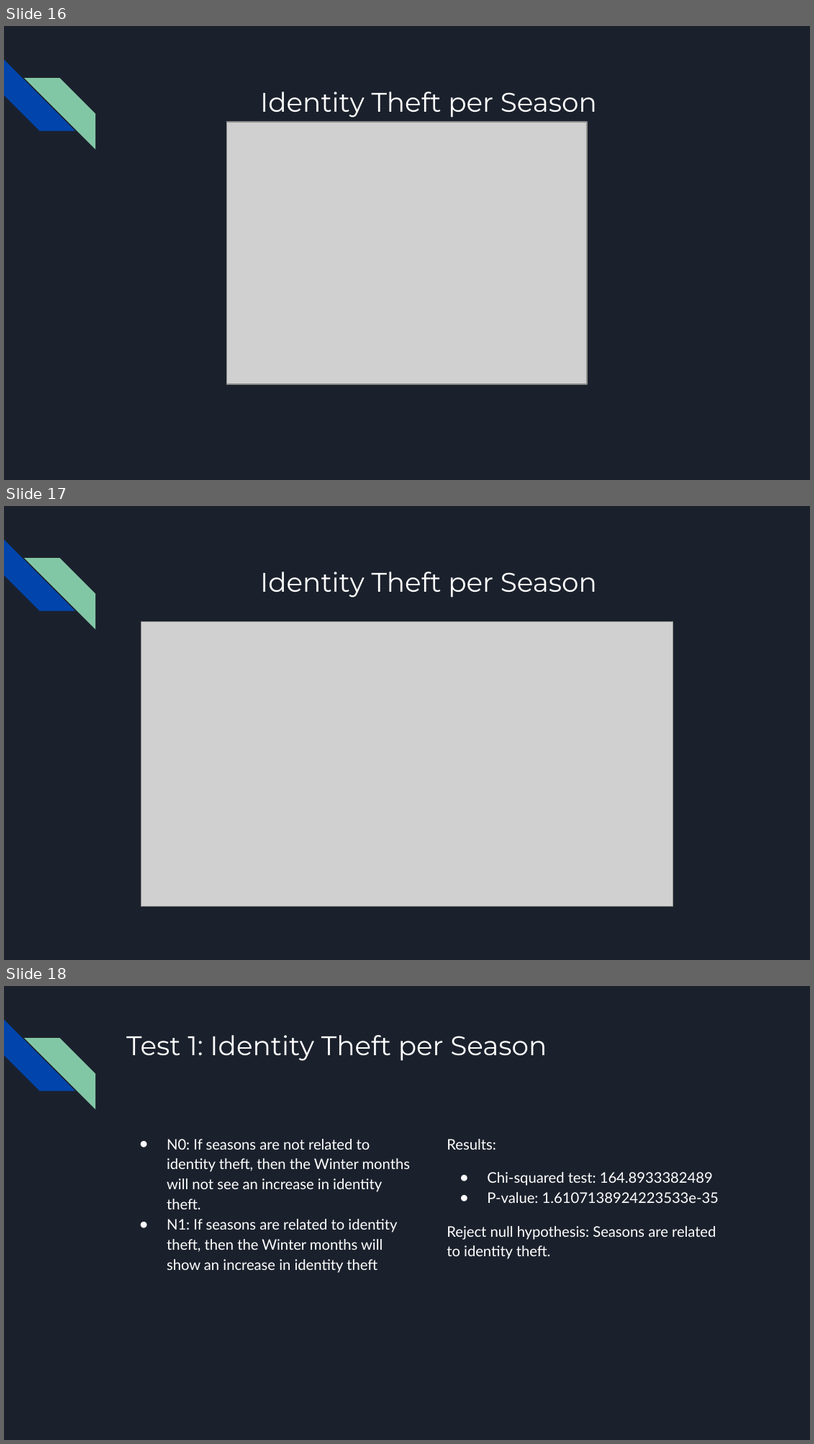
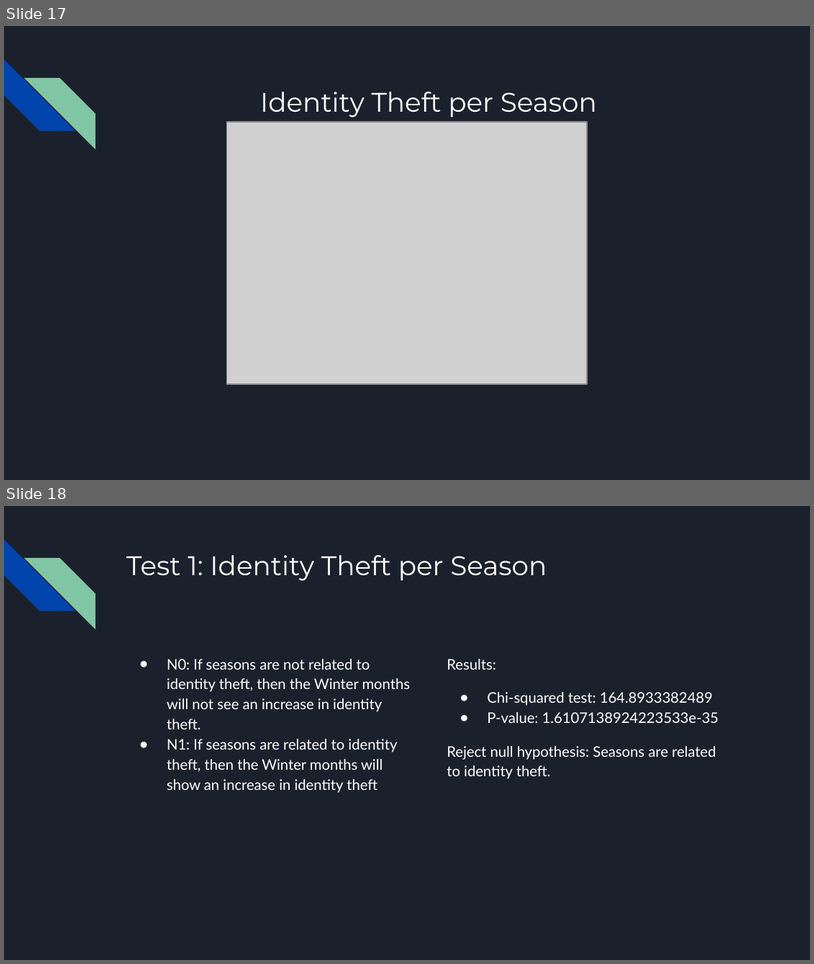
Before and after one commit to oddtexan/Project-1, a slide deck: Project 1 Presentation Final.pptx. Shown one above the other, each under a label of ours: slides 16, 17 and 18 before the commit, slides 17 and 18 after it. The pictures are 814x1444 and 814x964 pixels, drawn with LibreOffice and Linux fonts; fonts in the diff are those of the drawing; grey boxes stand for pictures. Boxes give left, top, right and bottom in pixels: in the first picture for what was removed or moved away, otherwise in the second. Text is boxed around its words. In the diff, an @@ line names an element or a change of style, - is before the commit and + after.

```diff
--- a/Project 1 Presentation Final.pptx
+++ b/Project 1 Presentation Final.pptx
@@ slide 17 removed at [4,506,810,960], background #1B212C; not listed: 2 template elements that a slide beside it also shows @@
@@ title removed at [260,572,597,597] @@
-Identity Theft per Season
@@ picture removed at [141,621,674,906] @@
@@ what was slide 16 is now slide 17 @@
```
Also in this commit, not shown: 10 slides changed, 3 slides added, 2 other slides removed.
